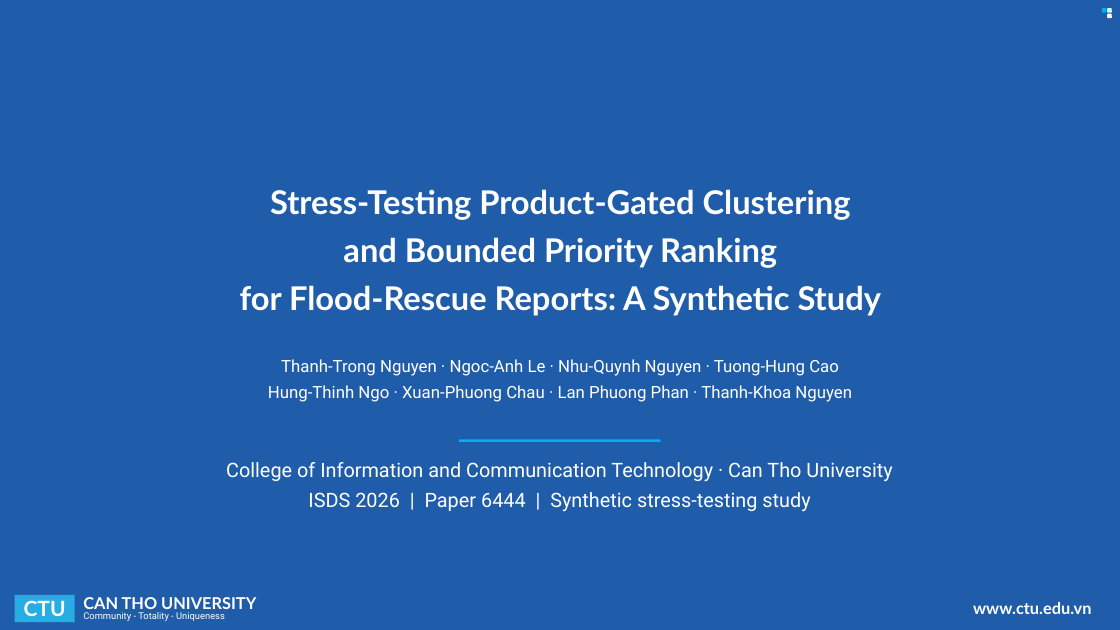
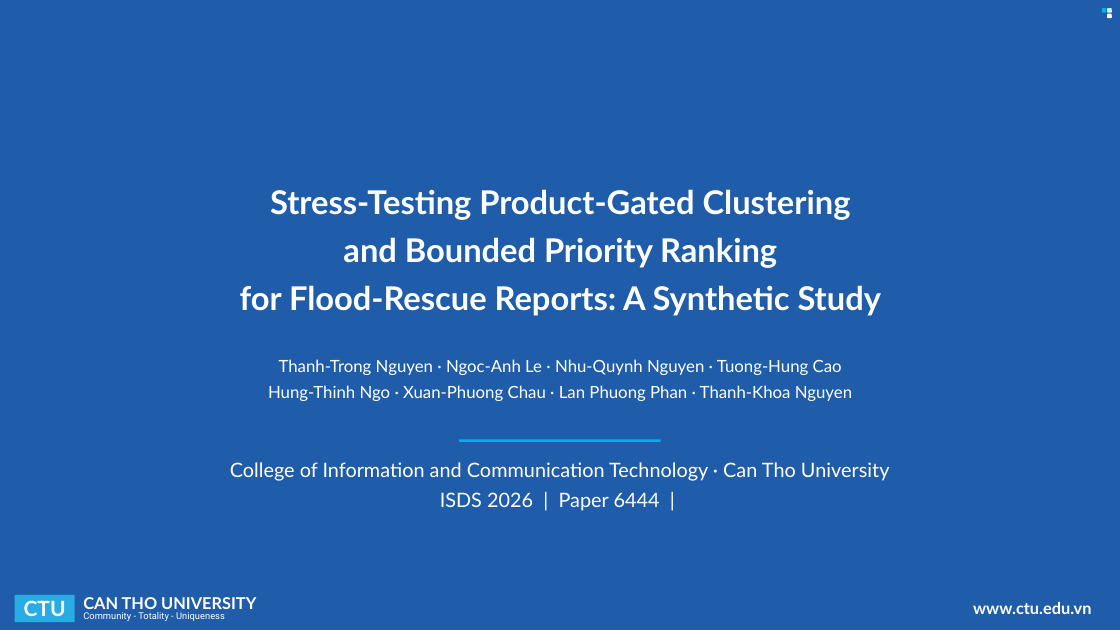
Before and after one commit to ngthtrong/nckh2, a slide deck: slide 1 of ISDS/ISDS2026_Paper_6444_Conference_Deck.pptx. Drawn at 1120x630 pixels with LibreOffice and Linux fonts; fonts in the diff are those of the drawing; background and template pictures are left out. Boxes give left, top, right and bottom in pixels: in the first picture for what was removed or moved away, otherwise in the second. Text is boxed around its words. In the diff, an @@ line names an element or a change of style, - is before the commit and + after.

```diff
--- a/ISDS/ISDS2026_Paper_6444_Conference_Deck.pptx
+++ b/ISDS/ISDS2026_Paper_6444_Conference_Deck.pptx
@@ text "Thanh-Trong Nguyen · Ngoc-Anh Le ..." at (x1=268, y1=359, x2=852, y2=401): font Roboto to Lato @@
@@ text at (x1=230, y1=462, x2=890, y2=481): font Roboto to Lato in "College of Information and Communication Technology · ..." @@
@@ text at (x1=440, y1=492, x2=660, y2=511): text changed; font Roboto to Lato @@
-ISDS 2026 | Paper 6444 | Synthetic stress-testing study
+ISDS 2026 | Paper 6444 |
```
Also in this commit, not shown: 14 other slides changed, 1 slide added, 1 slide removed, 51 other files.
